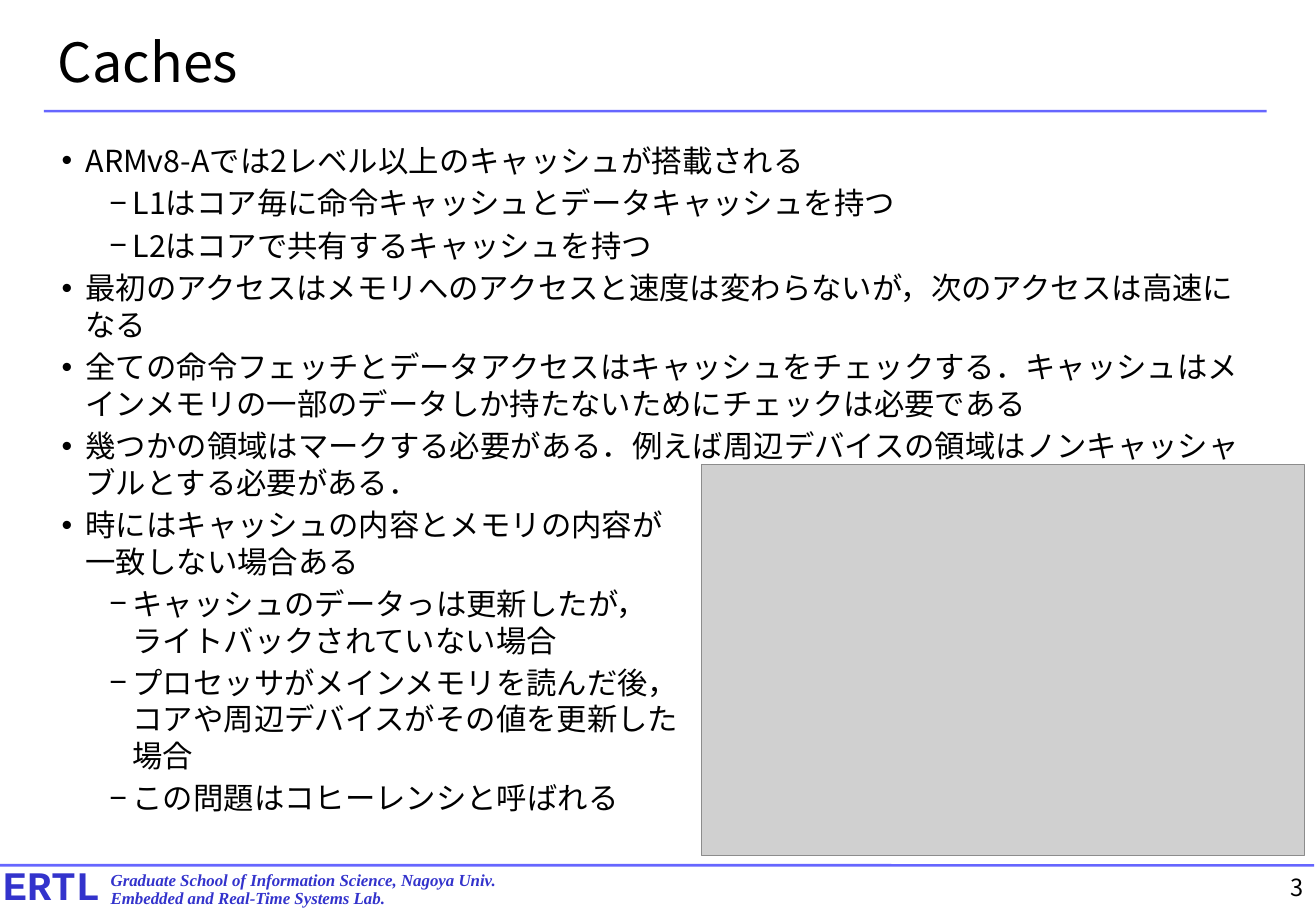
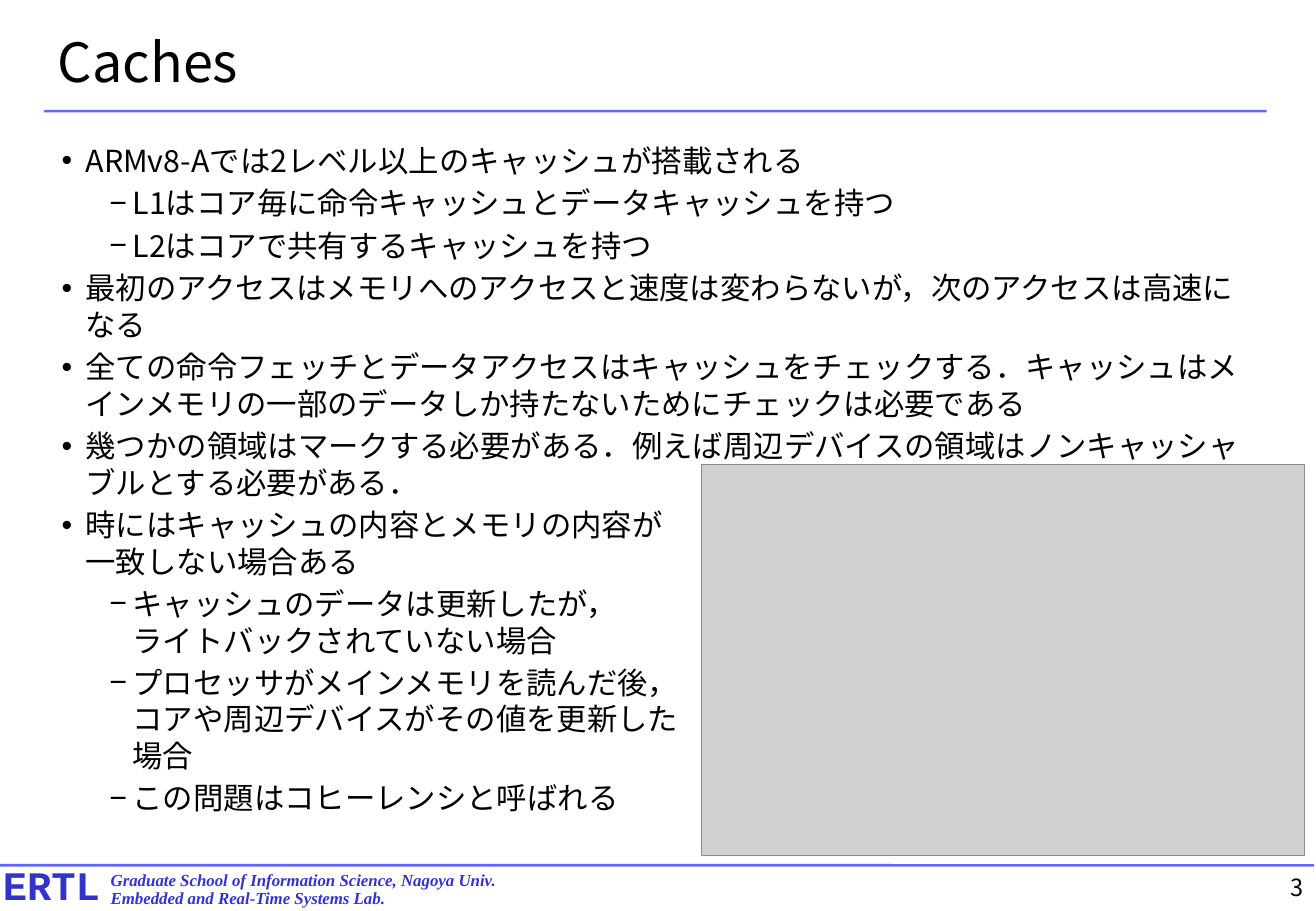
Before and after one commit to exshonda/arm64_basic, a slide deck: slide 3 of text/9.chapter11.pptx. Drawn at 1316x911 pixels with LibreOffice and Linux fonts; fonts in the diff are those of the drawing; grey boxes stand for pictures. Boxes give left, top, right and bottom in pixels: in the first picture for what was removed or moved away, otherwise in the second. Text is boxed around its words. In the diff, an @@ line names an element or a change of style, - is before the commit and + after.

```diff
--- a/text/9.chapter11.pptx
+++ b/text/9.chapter11.pptx
@@ text at (133,589,617,655): text changed @@
-  − キャッシュのデータっは更新したが，
-    ライトバックされていない場合
+  − キャッシュのデータは更新したが，
+    ライトバックされていない場合
```
Also in this commit, not shown: 3 other slides changed.
